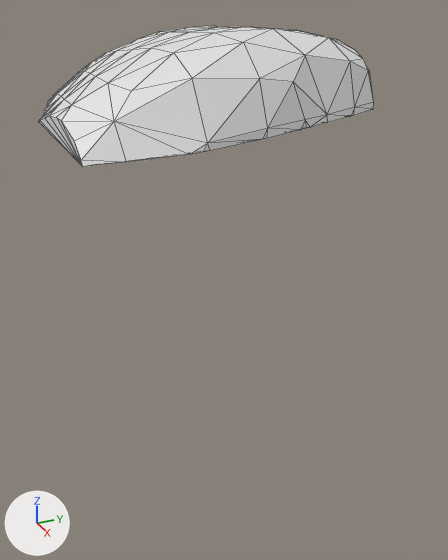
A saved change to the glTF model assets/terrain/surface_pieces/surf_20_8.glb.
The view is the same before and after, from a 50 mm camera at (1.25, 63.71, -18.37) aimed at (-7.16, 67.5, -22.58). Arrows for +X, +Y and +Z are at lower left; the lights stay in place. The first picture is the older version. Mesh edges are drawn as thin lines. Where no turn or scale is listed for an object, it has been applied to the vertices.

The first picture shows 'geometry_0'.
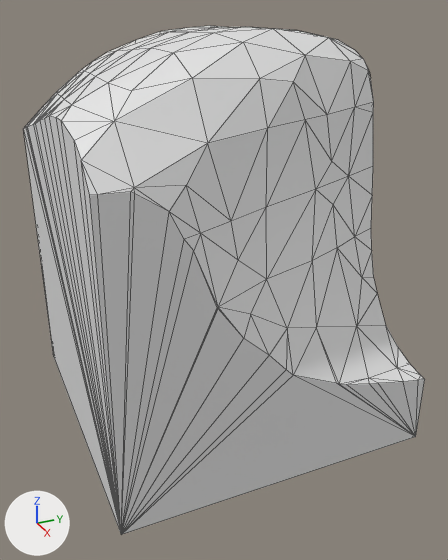
Changed parts and their boxes (x1, y1, x2, y2) in the pictures (448 x 560 px):
'geometry_0', reshaped (20% wider, 258% taller): before (39, 26, 374, 167); after (23, 26, 425, 534)
part 1 of me_geometry_0, built on: before (39, 91, 374, 167); after (23, 91, 425, 534)

The change in detail:
me_geometry_0 is used by ob_geometry_0; location (0.0, 0.0, 0.0).
me_geometry_0 had 88 vertices, 172 faces and spanned x -10.0..-5.21, y 65.0..70.0, z -20.0..-18.82.
me_geometry_0 now has 132 vertices, 260 faces and spans x -10.0..-5.0, y 65.0..70.0, z -25.0..-18.82.
Part 1, on me_geometry_0:
17 vertices are removed from x -10.0..-5.21, y 65.0..70.0, z -20.0.
75 faces are deleted.
6 vertices move from x -9.83..-6.01, y 65.24..70.0, z -20.0 to x -10.0..-5.58, y 65.0..70.0, z -20.87..-20.05.
61 vertices are added at x -10.0..-5.0, y 65.0..70.0, z -25.0..-20.1.
163 new faces join them.
